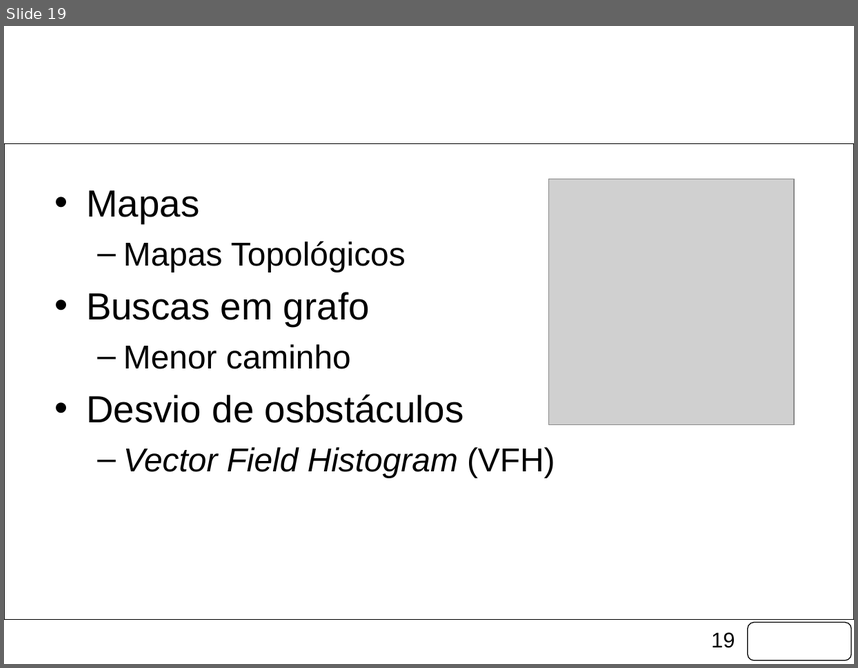
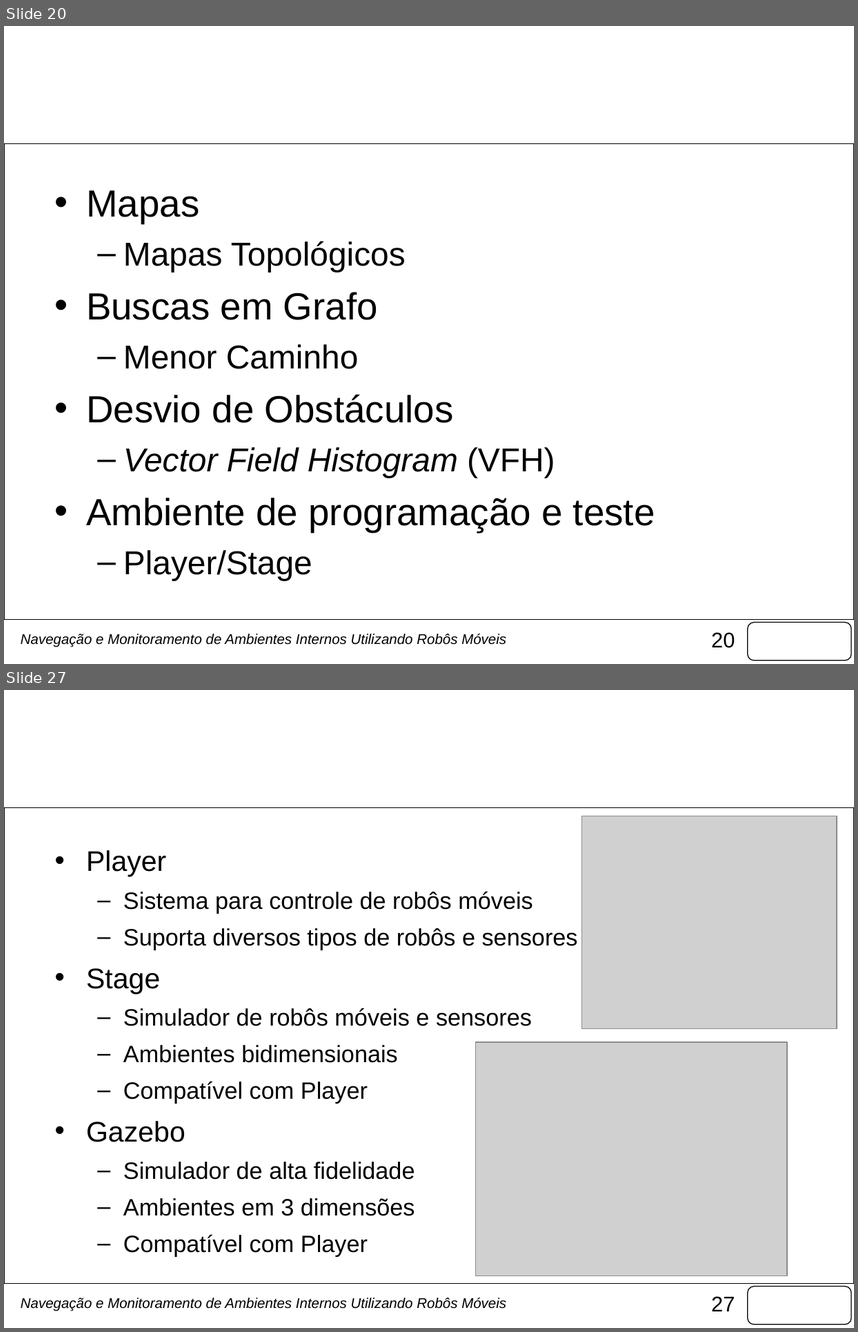
Before and after one commit to fongoses/robo2, a slide deck: documentos/Apresentação Março.pptx. Shown one above the other, each under a label of ours: slide 19 before the commit, slides 20 and 27 after it; the slides between them are not shown. The pictures are 858x668 and 858x1332 pixels, drawn with LibreOffice and Linux fonts; fonts in the diff are those of the drawing; grey boxes stand for pictures; background and template pictures are left out. Boxes give left, top, right and bottom in pixels: in the first picture for what was removed or moved away, otherwise in the second. Text is boxed around its words. In the diff, an @@ line names an element or a change of style, - is before the commit and + after.

```diff
--- a/documentos/Apresentação Março.pptx
+++ b/documentos/Apresentação Março.pptx
@@ slide 27 added at (4,690,854,1328), background picture (left out); not listed: 3 template elements that a slide beside it also shows @@
@@ picture added at (582,816,837,1028) @@
@@ title added at (86,850,166,994), 44 pt, text #FFFFFF @@
+Player/Stage
@@ text added at (86,891,578,1256), 20 pt, text #000000 @@
+• Player
+  – Sistema para controle de robôs móveis
+  – Suporta diversos tipos de robôs e sensores
+• Stage
+  – Simulador de robôs móveis e sensores
+  – Ambientes bidimensionais
+  – Compatível com Player
+• Gazebo
+  – Simulador de alta fidelidade
+  – Ambientes em 3 dimensões
+  – Compatível com Player
@@ picture added at (476,1042,788,1276) @@
@@ text added at (21,1297,506,1311), 12 pt, text #000000, italic @@
+Navegação e Monitoramento de Ambientes Internos Utilizando Robôs Móveis
@@ what was slide 19 is now slide 20 @@
@@ slide 20 changed as well @@
@@ picture removed at (549,179,795,425) @@
@@ text at (86,292,454,423): text changed @@
-• Buscas em grafo
-  – Menor caminho
-• Desvio de osbstáculos
+• Buscas em Grafo
+  – Menor Caminho
+• Desvio de Obstáculos
@@ text at (86,497,655,580): paragraphs added @@
+• Ambiente de programação e teste
+  – Player/Stage
@@ text added at (21,633,506,647), 12 pt, text #000000, italic @@
+Navegação e Monitoramento de Ambientes Internos Utilizando Robôs Móveis
@@ page number at (711,632,735,648): text changed @@
-19
+20
```
Also in this commit, not shown: 22 other slides changed, 25 other slides added, 5 slides removed, 6 other files.
